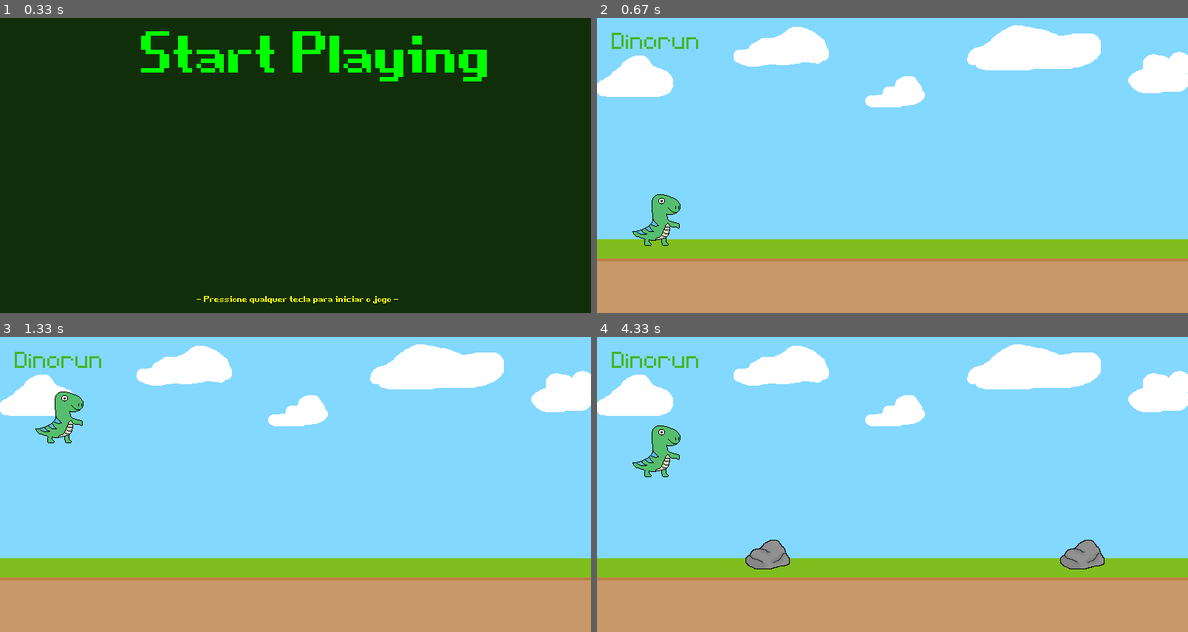
Above: before the commit, frames 1-4 (two rows, left to right).
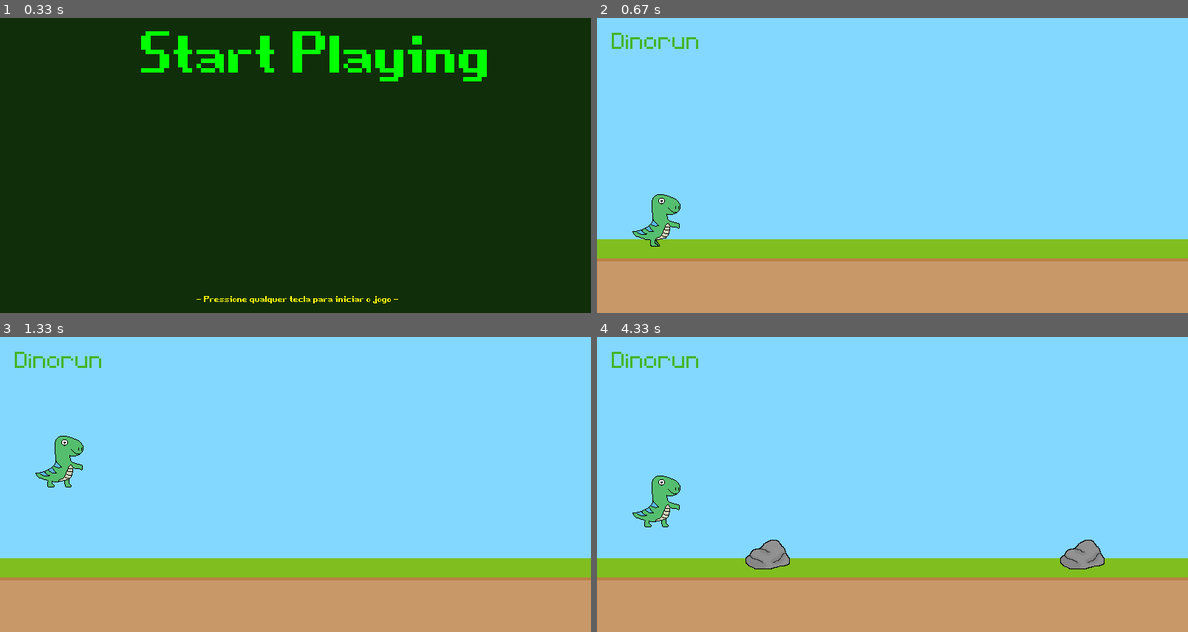
Above: after the commit, the same moments.

Repository: Casterrr/dinorun
Game: pygame game, started from main.py
The game is run twice, just before and just after one commit, with the same random seed, the same clock (stepped at 60 frames per second) and the same inputs.
Inputs:
- Up to frame 1 (0.33 s): no input
- Up to frame 2 (0.67 s): hold Up from 0.33 s (still down)
- Up to frame 3 (1.33 s): release Up at 0.8 s; hold Up 0.83-1.2 s; hold Up from 1.23 s (still down)
- Up to frame 4 (4.33 s): release Up at 1.53 s; hold Up 1.57-1.93 s; hold Up 1.97-2.27 s; hold Up 2.3-2.67 s; hold Up 3.03-3.4 s; hold Up 3.43-3.73 s; hold Up 3.77-4.13 s; hold Up from 4.17 s (still down)

Frame 1 is identical in both runs. In frame 2, 7.1% of the frame differs, in the area x 0-100%, y 2-78%; in frame 3, 8.2%; in frame 4, 8.5%, in the area x 0-100%, y 2-65%.

Commit message:
animações e geração de nuvens

Diff:
--- /dev/null
+++ b/classes/cloud.py
@@ -0,0 +1,35 @@
+import pygame as py
+from random import randint
+
+def main():
+    pass
+
+class Cloud():
+    def __init__(self):
+        self._img_path = 'assets/graphics/Cloud/cloud-2.png'
+        self._img_path_index = 0
+        self._y_pos = [100, 110, 80][randint(0,2)]
+        self.retangulo = self.get_image().get_rect(midbottom = (randint(900, 1100), self._y_pos))
+
+    def __str__(self):
+        '''
+        Representação do objeto Coin em string.
+        '''
+
+        return 'Cloud_Object'
+
+    def get_image(self):
+        '''
+        Retorna imagem do objeto/elemento moeda.
+        '''
+        return py.image.load(self._img_path)
+
+    def move_para_esquerda(self, deslocamento):
+        '''
+        Modifica posição do objeto no eixo X da tela.
+        '''
+
+        self.retangulo.x -= deslocamento
+
+if __name__ == '__main__':
+    main()
--- a/classes/coin.py
+++ b/classes/coin.py
@@ -6,7 +6,8 @@
 
 class Coin():
     def __init__(self):
-        self._img_path = 'assets/graphics/Coin/semi-borderless-coin.png'
+        self._img_path = ['assets/graphics/Coin/semi-borderless-coin.png', 'assets/graphics/Coin/coin-flip.png', 'assets/graphics/Coin/coin-flip-2.png']
+        self._img_path_index = 0
         self._y_pos = 210
         self.retangulo = self.get_image().get_rect(midbottom = (randint(900, 1100), self._y_pos))
 
@@ -21,8 +22,23 @@
         '''
         Retorna imagem do objeto/elemento moeda.
         '''
+        # Toda vez que essa função get_image for chamada, a variável _img_path_index vai ser acrescentada de 0.1
+        self._img_path_index += 0.1
+        # random_img_path = randint(0,10)
 
-        return py.image.load(self._img_path).convert_alpha()
+        # if random_img_path in [0,1,2]:
+
+        # Altera a imagem exibida de acordo com a parte inteira da variável _img_path_index
+        if int(self._img_path_index) == 1:
+            return py.image.load(self._img_path[0]).convert_alpha()
+        elif int(self._img_path_index) == 2:
+            return py.image.load(self._img_path[1]).convert_alpha()
+        elif int(self._img_path_index) == 3:
+            if self._img_path_index >= 3.9:
+                self._img_path_index = 0
+            return py.image.load(self._img_path[2]).convert_alpha()
+        else:
+            return py.image.load(self._img_path[0])
 
     def move_para_esquerda(self, deslocamento):
         '''
--- a/classes/dinosaur.py
+++ b/classes/dinosaur.py
@@ -6,9 +6,12 @@
 
 class Dinosaur():
     def __init__(self):
-        self._path = './assets/graphics/Dinosaur/dinosaur.png'
+        # O path vai ficar variando entre esses 2 caminhos enquanto o dinossauro estiver no chão.
+        self._path = ['./assets/graphics/Dinosaur/dinosaur.png', './assets/graphics/Dinosaur/dinosaur_walk_2.png']
+        self._path_index = 0
         self._x_pos = 80
         self._y_pos = 310
+        self.is_jumping = False
         self.retangulo = self.get_image().get_rect(midbottom = (80, 310))
         self.gravidade_sofrida = 0
 
@@ -24,17 +27,34 @@
         Retorna imagem do objeto/elemento dinossauro.
         '''
 
-        return py.image.load(self._path).convert_alpha()
+        '''
+        Se o dinossauro não está pulando, a imagem do path vai variar aleatoriamente.
+        Mas caso esteja pulando, a imagem do path será fixa
+        '''
+        if not self.is_jumping:
+            random_path = randint(0,1)
+            return py.image.load(self._path[random_path]).convert_alpha()
+        else:
+            return py.image.load(self._path[0]).convert_alpha()
+
 
     def dino_jump(self):
         '''
         Esta função é responsável pelo efeito de pulo do dinossauro na tela.
         '''
 
+        # Informa que o dinossauro está pulando
+        self.is_jumping = True
+
+
         self.retangulo.y += self.gravidade_sofrida
 
+        # Faz com que o dinossauro nunca passe do piso
         if self.retangulo.bottom > 310:
             self.retangulo.bottom = 310
+
+            # Avisa que enquanto o dinossauro estiver no piso, ele não está pulando.
+            self.is_jumping = False
 
     def reset_attributes(self):
         '''
--- a/classes/in_game_screen.py
+++ b/classes/in_game_screen.py
@@ -9,7 +9,7 @@
         self.screen = py.display.set_mode((self._largura, self._altura))
 
         self.cabecalho_do_jogo = fonte_principal(50).render("Dinorun", False, '#44b528')
-        self.background_image = py.image.load('./assets/graphics/Blue-Sky.png').convert_alpha()
+        self.background_image = py.image.load('./assets/graphics/Blue-Clean-Sky.png').convert_alpha()
         self.ground_image = py.image.load('./assets/graphics/Green-Ground.png').convert_alpha()
 
         self.conteudo_do_jogo = dict()
@@ -46,7 +46,7 @@
                 if event.type == py.KEYDOWN:
                     if self.conteudo_do_jogo['dinossauro'].retangulo.bottom == 310:
                         if event.key == py.K_UP:
-                            self.conteudo_do_jogo['dinossauro'].gravidade_sofrida = -20
+                            self.conteudo_do_jogo['dinossauro'].gravidade_sofrida = -18
 
                 #Criação de objetos do jogo.
                 if event.type == object_timer:
--- a/classes/screen.py
+++ b/classes/screen.py
@@ -14,150 +14,6 @@
 
         self.screen = py.display.set_mode((self._largura, self._altura))#
         self.caption = py.display.set_caption('Dinorun')
-
-        #self.cabecalho_do_jogo = fonte_principal(50).render("Dinorun", False, '#44b528')
-        #self.background_image = py.image.load('./assets/graphics/Blue-Sky.png').convert_alpha()
-        #self.ground_image = py.image.load('./assets/graphics/Green-Ground.png').convert_alpha()
-
-        #self.texto_da_tela_de_incio = fonte_tela_inicial_ou_final(200).render("Start Playing", False, 'Green')
-        #self.texto_instrutivo_iniciar_jogo = fonte_tela_inicial_ou_final(30).render("- Pressione qualquer tecla para iniciar o jogo -", False, 'Yellow')
-
-        #self.texto_de_fim_de_jogo = fonte_tela_inicial_ou_final(200).render("Game Over", False, 'Red')
-        #self.texto_instrutivo_reiniciar_jogo = fonte_tela_inicial_ou_final(30).render("- Pressione qualquer tecla para reiniciar o jogo -", False, 'Yellow')
-
-        #self.conteudo_do_jogo = dict()
-        #self.game_clock_variable = None
-
-    """
-    def exibe_tela_inicial_de_jogo(self):
-        '''
-        Inicia o jogo exibindo a primeira tela do jogo.
-        Se alguma tecla for precionada, retorna False, interrompendo a exibição da tela.
-        '''
-
-        def adiciona_conteudo_tela_de_inicio(self):
-            '''
-            Adiciona imagens/objetos/elementos à tela - tela do jogo durante a tela inicial (anterior à jogatina).
-            '''
-
-            conteudo_da_tela = [(self.texto_da_tela_de_incio, (185, -20)), (self.texto_instrutivo_iniciar_jogo, (265, 370))]
-
-            self.screen.fill('#112e0a')
-
-            for objeto in conteudo_da_tela:
-                self.screen.blit(objeto[0], objeto[1])
-
-        while True:
-            for event in py.event.get():
-                if event.type == py.QUIT:
-                    py.quit()
-                    exit()
-
-                if event.type == py.KEYDOWN:
-                    return False
-
-            adiciona_conteudo_tela_de_inicio(self)
-            py.display.flip()
-    """
-    """
-    def exibe_tela_durante_jogo(self):
-        '''
-        Exibe tela de jogatina (gameplay).
-        Se houver colisão com algum obstáculo que não seja moeda, interrompe a exibição da tela.
-        '''
-
-        def adiciona_conteudo_tela_durante_jogo(self):
-            '''
-            Adiciona imagens/objetos/elementos à tela - tela do jogo durante a jogatina.
-            '''
-
-            conteudo_da_tela = [ (self.background_image, (0, 0)), (self.ground_image, (0, 300)), (self.cabecalho_do_jogo, (20, 20)),
-                                (self.conteudo_do_jogo['dinossauro'].get_image(), self.conteudo_do_jogo['dinossauro'].retangulo) ]
-
-            for objeto in conteudo_da_tela:
-                self.screen.blit(objeto[0], objeto[1])
-
-        #Evento utilizado para criação de objetos do jogo.
-        object_timer = py.USEREVENT + 1
-        py.time.set_timer(object_timer, 1400)
-
-        while True:
-            for event in py.event.get():
-                if event.type == py.QUIT:
-                    py.quit()
-                    exit()
-
-                #Efeito de pulo do dinossauro na tela.
-                if event.type == py.KEYDOWN:
-                    if self.conteudo_do_jogo['dinossauro'].retangulo.bottom == 310:
-                        if event.key == py.K_UP:
-                            self.conteudo_do_jogo['dinossauro'].gravidade_sofrida = -20
-
-                #Criação de objetos do jogo.
-                if event.type == object_timer:
-                    self.conteudo_do_jogo['objetos'].append(cria_objetos())
-
-            if not colidiu_com_obstaculo(self.conteudo_do_jogo['dinossauro'].retangulo, self.conteudo_do_jogo['objetos']):
-                #Efeito de pulo do dinossauro na tela.
-                self.conteudo_do_jogo['dinossauro'].dino_jump()
-                self.conteudo_do_jogo['dinossauro'].gravidade_sofrida += 1
-
-                #Adiciona conteúdo sempre em tela à tela.
-                adiciona_conteudo_tela_durante_jogo(self)
-
-                #Movimentação dos objetos do jogo na tela.
-                self.conteudo_do_jogo['objetos'] = movimenta_objetos(self.screen, self.conteudo_do_jogo['objetos'])
-
-                #Atualiza tela.
-                py.display.flip()
-
-                #Define FPS do jogo.
-                self.game_clock_variable.tick(60)
-            else:
-                break
-    """
-    """
-    def exibe_tela_final_de_jogo(self):
-        '''
-        Exibe tela de game over (após à jogatina).
-        Se alguma tecla for precionada, interrompe a exibição da tela.
-        '''
-
-        def adiciona_conteudo_tela_final(self):
-            '''
-            Adiciona imagens/objetos/elementos à tela - tela do jogo durante a tela final (após à jogatina).
-            '''
-
-            conteudo_da_tela = [ (self.texto_de_fim_de_jogo, (215, -20)), (self.texto_instrutivo_reiniciar_jogo, (265, 370)) ]
-
-            self.screen.fill('#112e0a')
-
-            for objeto in conteudo_da_tela:
-                self.screen.blit(objeto[0], objeto[1])
-
-        in_game_over_screen = True
-
-        while in_game_over_screen:
-            for event in py.event.get():
-                if event.type == py.QUIT:
-                    py.quit()
-                    exit()
-
-                if event.type == py.KEYDOWN:
-                    self.restart_game()
-                    in_game_over_screen = False
-
-            adiciona_conteudo_tela_final(self)
-            py.display.flip()
-
-    def restart_game(self):
-        '''
-        Redefine atributos para reiniciar a jogatina.
-        '''
-
-        self.conteudo_do_jogo['objetos'] = list()
-        self.conteudo_do_jogo['dinossauro'].reset_attributes()
-    """
 
     def set_conteudo_do_jogo(self, conteudo):
         '''
--- a/functions.py
+++ b/functions.py
@@ -2,6 +2,7 @@
 from random import randint
 from classes.coin import Coin
 from classes.stone import Stone
+from classes.cloud import Cloud
 
 def main():
     pass
@@ -27,6 +28,8 @@
 
     if randint(0,2) == randint(0,2):
         return Coin()
+    if randint(0,1) == randint(0,1) == randint(0,1):
+        return Cloud()
     else:
         return Stone()
 
@@ -44,6 +47,9 @@
                 janela_do_jogo.blit(objeto.get_image(), objeto.retangulo)
             elif objeto.__str__() == "Stone_Object":
                 objeto.move_para_esquerda(5)
+                janela_do_jogo.blit(objeto.get_image(), objeto.retangulo)
+            elif objeto.__str__() == "Cloud_Object":
+                objeto.move_para_esquerda(1)
                 janela_do_jogo.blit(objeto.get_image(), objeto.retangulo)
 
             #Atualiza lista, removendo objetos totalmente fora da tela.
@@ -64,6 +70,8 @@
                 if objeto.__str__() == 'Coin_Object':
                     lista_de_objetos.remove(objeto)
                     return False
+                if objeto.__str__() == 'Cloud_Object':
+                    return False
                 else:
                     return True
         else:
Empty file removed: Dinosaur.py
Binary file added: assets/graphics/Blue-Clean-Sky.png
Binary file added: assets/graphics/Cloud/cloud-2.png
Binary file added: assets/graphics/Cloud/cloud.png
Binary file added: assets/graphics/Coin/coin-flip-2.png
Binary file added: assets/graphics/Coin/coin-flip.png
